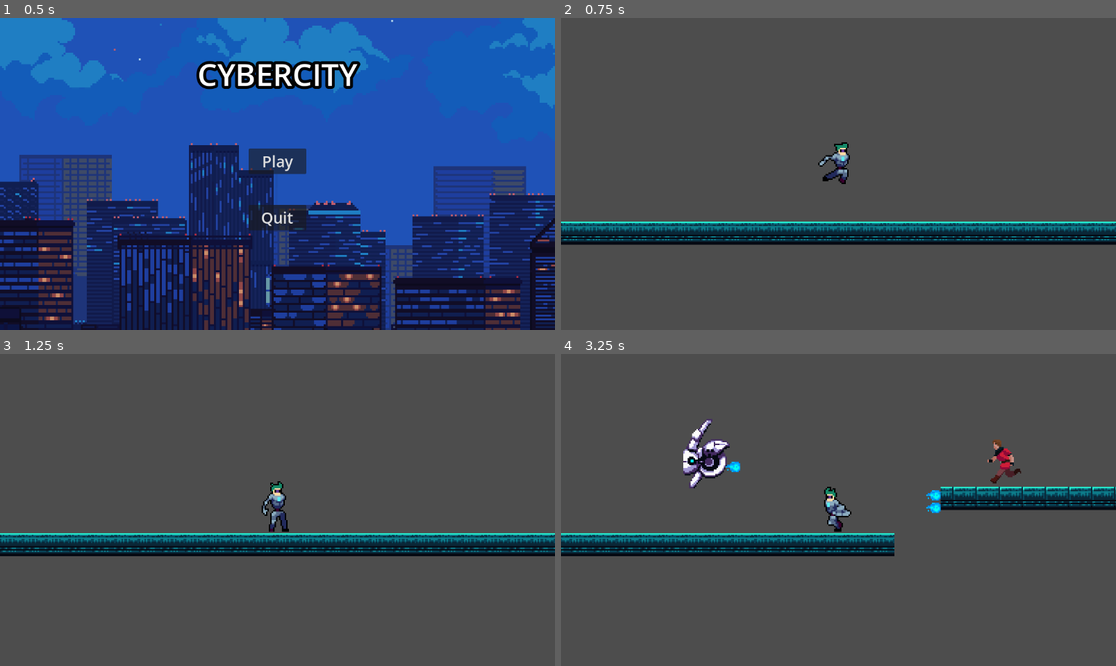
Above: before the commit, frames 1-4 (two rows, left to right).
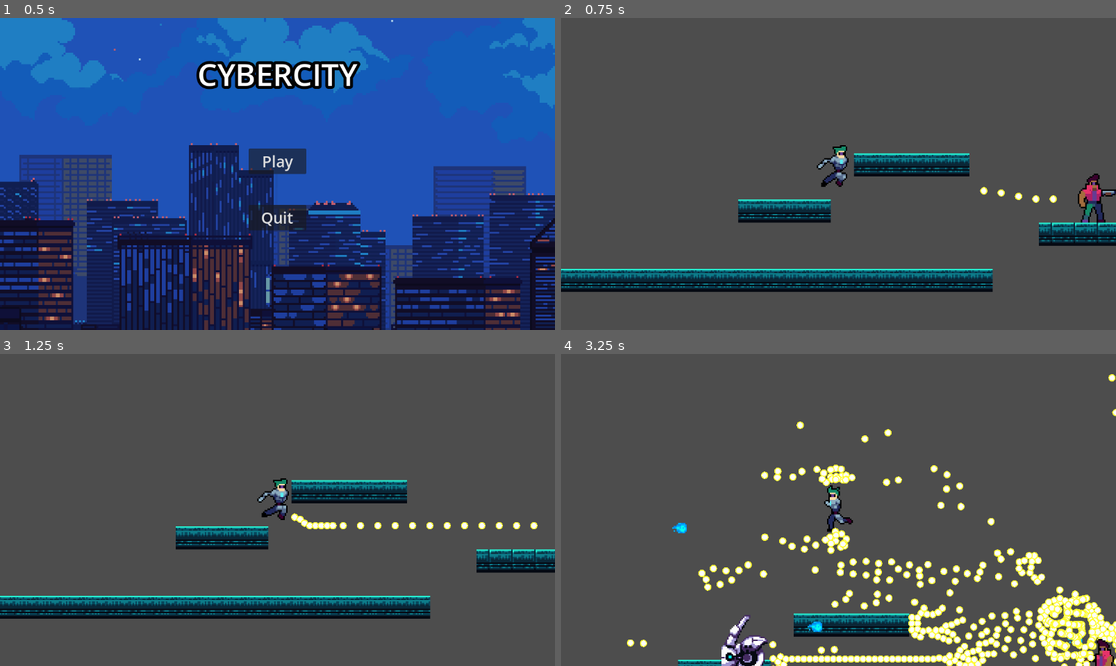
Above: after the commit, the same moments.

Repository: pranavReddy120/CyberCityV3
Game: Godot game, scene res://Scenes/main_menu.tscn
Two runs of this game, one before a commit and one after it. Both use one fixed random seed, a clock stepped at 60 frames per second and the inputs below.
Inputs:
- Up to frame 1 (0.5 s): no input
- Up to frame 2 (0.75 s): click "Play" at 0.5 s
- Up to frame 3 (1.25 s): no input
- Up to frame 4 (3.25 s): hold Right (right) 1.28-2.78 s; tap Space (shoot) at 1.35, 2.1, 2.85 s; tap Up (jump) at 1.52, 2.27 s; hold Left (left) from 2.78 s (still down)

Frame 1 is identical in both runs. In frame 2, 17% of the frame differs, in the area x 0-100%, y 39-88%; in frame 3, 17%; in frame 4, 19%, in the area x 0-100%, y 6-100%.
Error after the commit: Attempt to call function 'queue_free' in base 'null instance' on a null instance. (res://Scripts/killzone.gd:8)

Commit message:
ranged enemies

Diff:
--- /dev/null
+++ b/Scenes/enemy_bullet.tscn
@@ -0,0 +1,32 @@
+[gd_scene load_steps=6 format=3 uid="uid://dldr6da7rgn45"]
+
+[ext_resource type="Texture2D" uid="uid://d30iyi63ocbpl" path="res://Assets/atlas.png" id="1_2q7yk"]
+[ext_resource type="Script" path="res://Scripts/enemy_bullet.gd" id="1_ipwlp"]
+
+[sub_resource type="AtlasTexture" id="AtlasTexture_wk17s"]
+atlas = ExtResource("1_2q7yk")
+region = Rect2(824, 0, 34, 39)
+
+[sub_resource type="SpriteFrames" id="SpriteFrames_gw8ve"]
+animations = [{
+"frames": [{
+"duration": 1.0,
+"texture": SubResource("AtlasTexture_wk17s")
+}],
+"loop": true,
+"name": &"default",
+"speed": 5.0
+}]
+
+[sub_resource type="CircleShape2D" id="CircleShape2D_eq5xh"]
+radius = 2.0
+
+[node name="enemy_bullet" type="CharacterBody2D"]
+script = ExtResource("1_ipwlp")
+
+[node name="AnimatedSprite2D" type="AnimatedSprite2D" parent="."]
+scale = Vector2(0.161765, 0.163462)
+sprite_frames = SubResource("SpriteFrames_gw8ve")
+
+[node name="CollisionShape2D" type="CollisionShape2D" parent="."]
+shape = SubResource("CircleShape2D_eq5xh")
--- a/Scenes/level_1.tscn
+++ b/Scenes/level_1.tscn
@@ -6,6 +6,7 @@
 [ext_resource type="PackedScene" uid="uid://c12vp32p0xbv1" path="res://Scenes/killzone.tscn" id="5_77gvm"]
 [ext_resource type="PackedScene" uid="uid://se4cvdw7q5ny" path="res://Scenes/portal.tscn" id="6_e8f2l"]
 [ext_resource type="PackedScene" uid="uid://c6jcclm5xhde4" path="res://Scenes/melee.tscn" id="7_aoc6d"]
+[ext_resource type="PackedScene" uid="uid://do1tfop0tp0ye" path="res://Scenes/range.tscn" id="7_mg40w"]
 
 [sub_resource type="TileSetAtlasSource" id="TileSetAtlasSource_mk11v"]
 texture = ExtResource("4_dknmv")
@@ -65,7 +66,7 @@
 [node name="TileMap" type="TileMap" parent="."]
 tile_set = SubResource("TileSet_os4pr")
 format = 2
-layer_0/tile_data = PackedInt32Array(262132, 458753, 11, 262 …(807 unchanged characters)… , 327713, 524289, 11, 327714, 524289, 11)
+layer_0/tile_data = PackedInt32Array(262132, 458753, 11, 262 …(807 unchanged characters)… , 327713, 524289, 11, 327714, 524289, 11, 458766, 458753, 11, 458767, 458753, 11, 458768, 458753, 11, 458769, 458753, 11, 458770, 458753, 11, 393195, 458753, 11, 393196, 458753, 11, 393197, 458753, 11, 393198, 458753, 11, 393199, 458753, 11, 393200, 458753, 11, 393201, 458753, 11, 393202, 458753, 11, 1, 458753, 11, 2, 458753, 11, 3, 458753, 11, 4, 458753, 11, -131066, 458753, 11, -131065, 458753, 11, -131064, 458753, 11, -131063, 458753, 11, -131062, 458753, 11, 26, 458753, 11, 27, 458753, 11, 28, 458753, 11)
 
 [node name="killzone" parent="." instance=ExtResource("5_77gvm")]
 
@@ -76,6 +77,9 @@
 position = Vector2(539, 48)
 
 [node name="CharacterBody2D" parent="." instance=ExtResource("7_aoc6d")]
-position = Vector2(247, 14)
+position = Vector2(436, -4)
+
+[node name="Range" parent="." instance=ExtResource("7_mg40w")]
+position = Vector2(251, -6)
 
 [connection signal="timeout" from="Enemy_Spawner" to="." method="_on_enemy_spawner_timeout"]
--- /dev/null
+++ b/Scenes/range.tscn
@@ -0,0 +1,145 @@
+[gd_scene load_steps=18 format=3 uid="uid://do1tfop0tp0ye"]
+
+[ext_resource type="Script" path="res://Scripts/range.gd" id="1_xt0oy"]
+[ext_resource type="Texture2D" uid="uid://bdlv1alx76kpl" path="res://Assets/1 Biker/Idle1.png" id="2_mhj3m"]
+[ext_resource type="Texture2D" uid="uid://d3xra0s53v5e1" path="res://Assets/1 Biker/Walk1.png" id="3_810gm"]
+[ext_resource type="Texture2D" uid="uid://ds0dxa276p0j" path="res://Assets/1 Biker/8_1.png" id="4_gs3iq"]
+
+[sub_resource type="AtlasTexture" id="AtlasTexture_dmajk"]
+atlas = ExtResource("2_mhj3m")
+region = Rect2(0, 0, 32, 48)
+
+[sub_resource type="AtlasTexture" id="AtlasTexture_qluqp"]
+atlas = ExtResource("3_810gm")
+region = Rect2(0, 0, 32, 48)
+
+[sub_resource type="AtlasTexture" id="AtlasTexture_h3smj"]
+atlas = ExtResource("3_810gm")
+region = Rect2(46, 0, 32, 48)
+
+[sub_resource type="AtlasTexture" id="AtlasTexture_amliv"]
+atlas = ExtResource("3_810gm")
+region = Rect2(96, 0, 32, 48)
+
+[sub_resource type="AtlasTexture" id="AtlasTexture_tff26"]
+atlas = ExtResource("3_810gm")
+region = Rect2(142, 0, 32, 48)
+
+[sub_resource type="AtlasTexture" id="AtlasTexture_xo1x3"]
+atlas = ExtResource("3_810gm")
+region = Rect2(192, 0, 32, 48)
+
+[sub_resource type="AtlasTexture" id="AtlasTexture_j4ox3"]
+atlas = ExtResource("3_810gm")
+region = Rect2(238, 0, 32, 48)
+
+[sub_resource type="SpriteFrames" id="SpriteFrames_17c3r"]
+animations = [{
+"frames": [{
+"duration": 1.0,
+"texture": SubResource("AtlasTexture_dmajk")
+}],
+"loop": true,
+"name": &"Stand",
+"speed": 5.0
+}, {
+"frames": [{
+"duration": 1.0,
+"texture": SubResource("AtlasTexture_qluqp")
+}, {
+"duration": 1.0,
+"texture": SubResource("AtlasTexture_h3smj")
+}, {
+"duration": 1.0,
+"texture": SubResource("AtlasTexture_amliv")
+}, {
+"duration": 1.0,
+"texture": SubResource("AtlasTexture_tff26")
+}, {
+"duration": 1.0,
+"texture": SubResource("AtlasTexture_xo1x3")
+}, {
+"duration": 1.0,
+"texture": SubResource("AtlasTexture_j4ox3")
+}],
+"loop": true,
+"name": &"walk",
+"speed": 5.0
+}]
+
+[sub_resource type="AtlasTexture" id="AtlasTexture_t2ipd"]
+atlas = ExtResource("4_gs3iq")
+region = Rect2(0, 0, 18, 8)
+
+[sub_resource type="SpriteFrames" id="SpriteFrames_8ueoi"]
+animations = [{
+"frames": [{
+"duration": 1.0,
+"texture": SubResource("AtlasTexture_t2ipd")
+}],
+"loop": true,
+"name": &"default",
+"speed": 5.0
+}]
+
+[sub_resource type="CapsuleShape2D" id="CapsuleShape2D_5qww4"]
+radius = 9.0
+height = 32.0
+
+[sub_resource type="RectangleShape2D" id="RectangleShape2D_bw7xt"]
+size = Vector2(80.5, 31)
+
+[sub_resource type="RectangleShape2D" id="RectangleShape2D_3qrx8"]
+size = Vector2(83, 31)
+
+[node name="Range" type="CharacterBody2D"]
+script = ExtResource("1_xt0oy")
+
+[node name="AnimatedSprite2D" type="AnimatedSprite2D" parent="."]
+z_index = 1
+position = Vector2(2, -8)
+sprite_frames = SubResource("SpriteFrames_17c3r")
+animation = &"Stand"
+autoplay = "walk"
+
+[node name="AnimatedSprite2D3" type="AnimatedSprite2D" parent="."]
+position = Vector2(8, -4)
+sprite_frames = SubResource("SpriteFrames_8ueoi")
+
+[node name="CollisionShape2D" type="CollisionShape2D" parent="."]
+shape = SubResource("CapsuleShape2D_5qww4")
+
+[node name="RayCast2D" type="RayCast2D" parent="."]
+position = Vector2(14, 0)
+target_position = Vector2(0, 20)
+
+[node name="Detector" type="Area2D" parent="."]
+
+[node name="CollisionShape2D" type="CollisionShape2D" parent="Detector"]
+position = Vector2(54.75, -0.5)
+shape = SubResource("RectangleShape2D_bw7xt")
+
+[node name="Detector2" type="Area2D" parent="."]
+
+[node name="CollisionShape2D" type="CollisionShape2D" parent="Detector2"]
+position = Vector2(-55.5, -0.5)
+shape = SubResource("RectangleShape2D_3qrx8")
+
+[node name="Node2D" type="Node2D" parent="."]
+
+[node name="Marker2D" type="Marker2D" parent="Node2D"]
+position = Vector2(22, 0)
+
+[node name="Marker2D2" type="Marker2D" parent="Node2D"]
+position = Vector2(-21, 0)
+
+[node name="Aim" type="Marker2D" parent="."]
+position = Vector2(34, 0)
+
+[node name="Aim2" type="Marker2D" parent="."]
+position = Vector2(-32, 0)
+
+[connection signal="body_entered" from="Detector" to="." method="_on_detector_body_entered"]
+[connection signal="body_exited" from="Detector" to="." method="_on_detector_body_exited"]
+[connection signal="body_entered" from="Detector2" to="." method="_on_detector_2_body_entered"]
+[connection signal="body_exited" from="Detector2" to="." method="_on_detector_2_body_exited"]
--- /dev/null
+++ b/Scripts/enemy_bullet.gd
@@ -0,0 +1,6 @@
+extends CharacterBody2D
+
+var speed = 300
+
+func _physics_process(delta):
+	var collision_info = move_and_collide(velocity.normalized() * delta * speed)
--- /dev/null
+++ b/Scripts/range.gd
@@ -0,0 +1,66 @@
+extends CharacterBody2D
+var speed = 60.0
+var facing_right = true
+var gravity = ProjectSettings.get_setting("physics/2d/default_gravity")
+const bullet_path = preload("res://Scenes/enemy_bullet.tscn")
+var main_menu = preload("res://Scenes/main_menu.tscn")
+
+func _ready():
+	$AnimatedSprite2D.play("walk")
+
+func _physics_process(delta):
+
+	if not is_on_floor():
+		velocity.y += gravity * delta
+
+	if !$RayCast2D.is_colliding() && is_on_floor():
+		flip()
+
+	velocity.x = speed
+	move_and_slide()
+
+func flip():
+	facing_right = !facing_right
+	scale.x = abs(scale.x) * -1
+	if facing_right:
+		speed = abs(speed)
+	else:
+		speed = abs(speed) * -1
+
+func _on_timer_timeout():
+	GameManager.transition_to_scene(main_menu.resource_path)
+
+func start_walk():
+	$AnimatedSprite2D.play("walk")
+
+func _on_detector_body_entered(body):
+	facing_right = true
+	fire()
+	await get_tree().create_timer(0.5).timeout
+
+func _on_detector_body_exited(body):
+	start_walk()
+
+
+func fire():
+	$AnimatedSprite2D.play("Stand")
+	var bullet = bullet_path.instantiate()
+	get_parent().add_child(bullet) # sets the bullet as the child of the shooter
+	bullet.global_position = $Node2D/Marker2D.global_position
+	bullet.velocity = $Aim.global_position - bullet.position
+
+
+func _on_detector_2_body_entered(body):
+	facing_right = false
+	fire_left()
+	await get_tree().create_timer(0.5).timeout
+
+func fire_left():
+	$AnimatedSprite2D.play("Stand")
+	var bullet = bullet_path.instantiate()
+	get_parent().add_child(bullet)
+	bullet.global_position = $Node2D/Marker2D2.global_position
+	bullet.velocity = $Aim2.global_position - bullet.position
+
+func _on_detector_2_body_exited(body):
+	start_walk()
Not shown: 1 places in Scenes/level_1.tscn that only renumber resources
